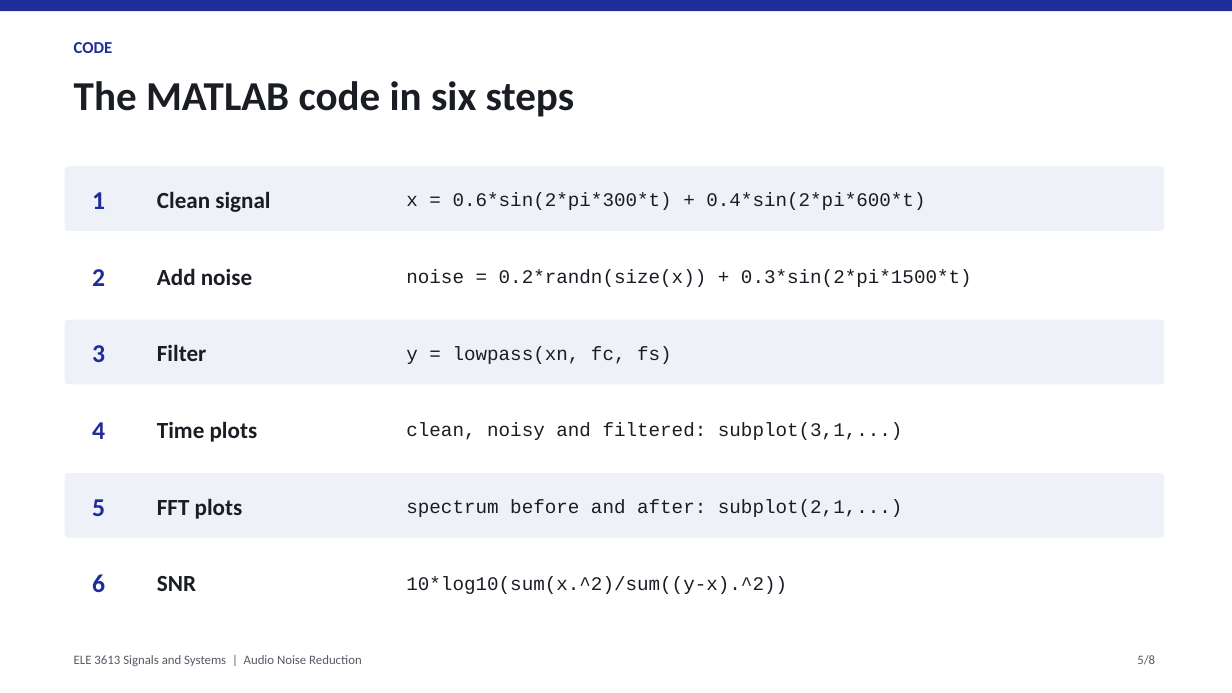
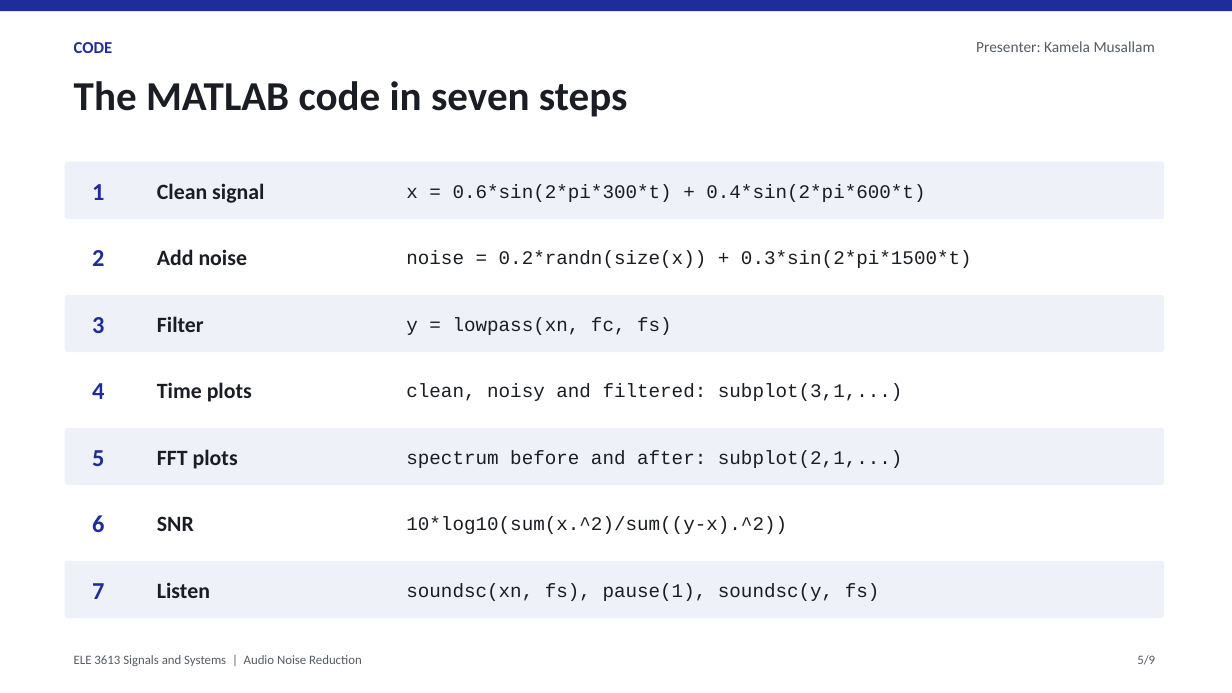
Before and after one commit to sshammaalman-art/Signal-project, a slide deck: slide 5 of AudioNoiseReduction_Presentation.pptx. Drawn at 1232x693 pixels with LibreOffice and Linux fonts; fonts in the diff are those of the drawing. Boxes give left, top, right and bottom in pixels: in the first picture for what was removed or moved away, otherwise in the second. Text is boxed around its words. In the diff, an @@ line names an element or a change of style, - is before the commit and + after.

```diff
--- a/AudioNoiseReduction_Presentation.pptx
+++ b/AudioNoiseReduction_Presentation.pptx
@@ text added at [976, 41, 1155, 52], 12 pt, text #555B66 @@
+Presenter: Kamela Musallam
@@ text at [74, 81, 628, 117]: text changed @@
-The MATLAB code in six steps
+The MATLAB code in seven steps
@@ rounded rectangle: place and size @@
-rounded rectangle at [65, 166, 1165, 231]
+rounded rectangle at [65, 162, 1165, 219]
@@ 3 texts: place and size @@
-3 texts at [92, 191, 925, 212]
+3 texts at [92, 183, 925, 203]
@@ rounded rectangle: place and size @@
-rounded rectangle at [65, 243, 1165, 308]
+rounded rectangle at [65, 228, 1165, 286]
@@ 3 texts: place and size @@
-3 texts at [92, 268, 972, 287]
+3 texts at [92, 249, 972, 268]
@@ rounded rectangle: place and size @@
-rounded rectangle at [65, 320, 1165, 384]
+rounded rectangle at [65, 295, 1165, 352]
@@ 3 texts: place and size @@
-3 texts at [92, 344, 672, 364]
+3 texts at [92, 316, 672, 335]
@@ rounded rectangle: place and size @@
-rounded rectangle at [65, 396, 1165, 461]
+rounded rectangle at [65, 361, 1165, 419]
@@ 3 texts: place and size @@
-3 texts at [92, 421, 903, 442]
+3 texts at [92, 382, 903, 402]
@@ rounded rectangle: place and size @@
-rounded rectangle at [65, 473, 1165, 538]
+rounded rectangle at [65, 428, 1165, 485]
@@ 3 texts: place and size @@
-3 texts at [92, 498, 903, 519]
+3 texts at [92, 449, 903, 469]
@@ rounded rectangle: place and size @@
-rounded rectangle at [65, 550, 1165, 615]
+rounded rectangle at [65, 494, 1165, 552]
@@ size 20 to 19 pt in 6 elements at [92, 184, 104, 200], [92, 250, 104, 266], [92, 317, 104, 333], [92, 383, 104, 399], [92, 450, 104, 466], [92, 515, 104, 532] @@
@@ 3 texts: place and size @@
-3 texts at [92, 574, 787, 594]
+3 texts at [92, 515, 787, 534]
@@ size 18 to 17 pt in 6 elements at [157, 183, 264, 203], [157, 249, 248, 265], [157, 316, 204, 332], [157, 382, 252, 402], [157, 449, 238, 469], [157, 516, 194, 531] @@
@@ rounded rectangle added at [65, 561, 1165, 618], fill #EEF1F8 @@
@@ text added at [92, 583, 104, 599], 19 pt, text #1F2D9B, bold @@
+7
@@ text added at [157, 582, 210, 598], 17 pt, text #1A1D24, bold @@
+Listen
@@ text added at [406, 583, 880, 601], 15 pt, text #1A1D24 @@
+soundsc(xn, fs), pause(1), soundsc(y, fs)
@@ text at [1137, 655, 1155, 665]: text changed @@
-5/8
+5/9
```
Also in this commit, not shown: 6 other slides changed, 1 slide added, 3 other files.
